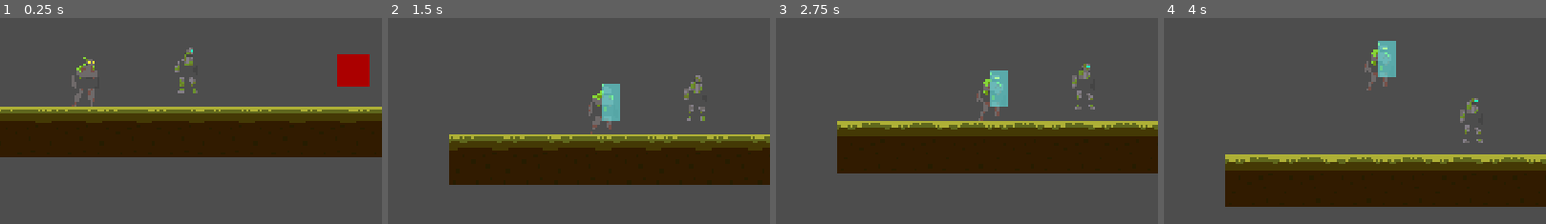
Above: before the commit, frames 1-4 (left to right).
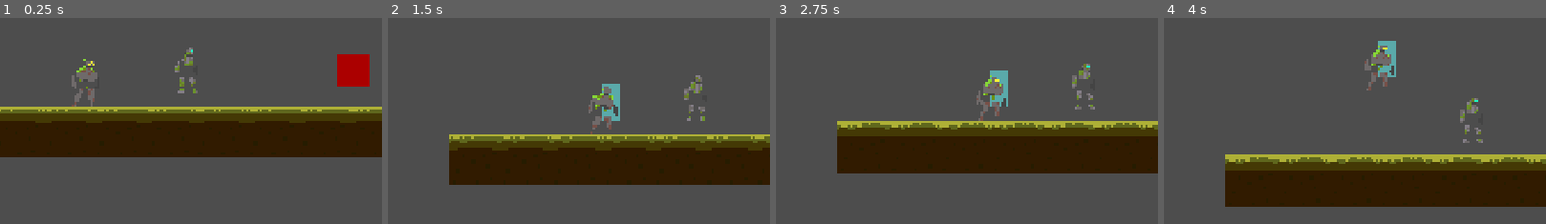
Above: after the commit, the same moments.

Repository: Luduturgist/Tech-2-Platformer
Game: Godot game, scene res://Level 1/Level 1.tscn
Same seed, same stepped clock (60 frames per second), same inputs: the game is played once before the commit and once after it. This scene is started directly instead of the project's main scene.
Inputs:
- Up to frame 1 (0.25 s): no input
- Up to frame 2 (1.5 s): tap Enter (ui_accept) at 0.5 s; hold D (Right) from 0.53 s (still down); tap Shift (Brace) at 0.6 s; tap Space (Jump) at 0.77 s; tap F (Cheer) at 0.8, 1.35 s
- Up to frame 3 (2.75 s): tap Space (Jump) at 1.52 s; tap Shift (Brace) at 1.55, 2.1 s; release D (Right) at 2.03 s; hold A (Left) from 2.03 s (still down); tap F (Cheer) at 2.3 s
- Up to frame 4 (4 s): release A (Left) at 2.78 s; hold D (Right) from 2.78 s (still down); tap F (Cheer) at 2.85, 3.8 s; tap Space (Jump) at 3.02, 3.77 s; tap Shift (Brace) at 3.05 s; tap E (Interact) at 3.6 s
The pictures show only the part of the screen within x 22-72%, y 50-100%; the shares and areas given below are measured in that part.

The runs differ from the first frame. In frame 1, 0.3% of the frame differs, in the area x 20-26%, y 18-35%; in frame 2, 0.5%; in frame 3, 0.5%; in frame 4, 0.5%, in the area x 52-61%, y 12-29%.

Commit message:
Character Tweaks

Diff:
--- a/Godot/Petrichor/Player/Player_Base.tscn
+++ b/Godot/Petrichor/Player/Player_Base.tscn
@@ -10,12 +10,12 @@
 
 [sub_resource type="Resource" id="Resource_sln64"]
 script = ExtResource("2_btxq5")
-event_path = NodePath("Character/Cheer")
+event_path = NodePath("Pivot/Cheer")
 metadata/_custom_type_script = "uid://dcx174ajy1vu8"
 
 [sub_resource type="Resource" id="Resource_ak3bm"]
 script = ExtResource("2_btxq5")
-event_path = NodePath("Character/Pain")
+event_path = NodePath("Pivot/Pain")
 metadata/_custom_type_script = "uid://dcx174ajy1vu8"
 
 [sub_resource type="Resource" id="Resource_gkydo"]
@@ -46,15 +46,15 @@
 pain_feedback = SubResource("Resource_ak3bm")
 move_ability = SubResource("Resource_gkydo")
 brace = SubResource("Resource_8voip")
-pivot = NodePath("Character")
+pivot = NodePath("Pivot")
 collider = NodePath("Collider")
 
 [node name="MultiplayerSynchronizer" type="MultiplayerSynchronizer" parent="." unique_id=1420099787]
 replication_config = SubResource("SceneReplicationConfig_yifjq")
 
-[node name="Character" type="Sprite2D" parent="." unique_id=905952174]
+[node name="Pivot" type="Node2D" parent="." unique_id=615041083]
 
-[node name="Cheer" type="PointLight2D" parent="Character" unique_id=1359862573]
+[node name="Cheer" type="PointLight2D" parent="Pivot" unique_id=1359862573]
 visible = false
 position = Vector2(0, -6)
 color = Color(0.12941177, 0.94509804, 0.75686276, 1)
@@ -62,36 +62,36 @@
 texture = ExtResource("6_fpjr1")
 script = ExtResource("7_boe6u")
 
-[node name="Pain" type="ColorRect" parent="Character" unique_id=1026537008]
+[node name="Pain" type="ColorRect" parent="Pivot" unique_id=1026537008]
 visible = false
 anchors_preset = 8
 anchor_left = 0.5
 anchor_top = 0.5
 anchor_right = 0.5
 anchor_bottom = 0.5
-offset_left = -23.0
-offset_top = -22.5
-offset_right = -9.0
-offset_bottom = -8.5
+offset_left = -22.5
+offset_top = -22.0
+offset_right = -8.5
+offset_bottom = -8.0
 grow_horizontal = 2
 grow_vertical = 2
 size_flags_horizontal = 4
 size_flags_vertical = 4
 color = Color(0.64937407, 0.23693731, 0.20709178, 1)
 
-[node name="Brace" type="Area2D" parent="Character" unique_id=1484055677]
+[node name="Brace" type="Area2D" parent="Pivot" unique_id=1484055677]
 visible = false
 monitoring = false
 monitorable = false
 script = ExtResource("8_tjj38")
 metadata/_edit_group_ = true
 
-[node name="CollisionShape2D" type="CollisionShape2D" parent="Character/Brace" unique_id=1081634292]
+[node name="CollisionShape2D" type="CollisionShape2D" parent="Pivot/Brace" unique_id=1081634292]
 position = Vector2(0, -1.5)
 shape = SubResource("RectangleShape2D_wfmxh")
 debug_color = Color(0, 0.5950001, 0.7, 0)
 
-[node name="Debug" type="ColorRect" parent="Character/Brace" unique_id=21867081]
+[node name="Debug" type="ColorRect" parent="Pivot/Brace" unique_id=21867081]
 anchors_preset = 8
 anchor_left = 0.5
 anchor_top = 0.5
@@ -105,7 +105,13 @@
 grow_vertical = 2
 color = Color(0.40313193, 1.1573894, 1.3459541, 0.52156866)
 
-[node name="Sprite2D" type="Sprite2D" parent="Character/Brace" unique_id=762785518]
+[node name="Sprite2D" type="Sprite2D" parent="Pivot/Brace" unique_id=762785518]
 visible = false
 
+[node name="AnimatedSprite2D" type="AnimatedSprite2D" parent="Pivot" unique_id=1245137744]
+visible = false
+autoplay = "default"
+
+[node name="Static Sprite" type="Sprite2D" parent="Pivot" unique_id=905952174]
+
 [node name="Collider" type="CollisionShape2D" parent="." unique_id=1016117325]
--- a/Godot/Petrichor/Player/Player_Soil.tscn
+++ b/Godot/Petrichor/Player/Player_Soil.tscn
@@ -1,21 +1,27 @@
 [gd_scene format=3 uid="uid://cng47udpw4m2a"]
 
 [ext_resource type="PackedScene" uid="uid://c5sn821thiii1" path="res://Player/Player_Base.tscn" id="1_m25y2"]
-[ext_resource type="Texture2D" uid="uid://cwa5o32jhrfpo" path="res://Player/Soil/Soil.png" id="2_n1ja2"]
+[ext_resource type="SpriteFrames" uid="uid://biefndx62v67a" path="res://Player/Soil/Animations/Idle/soil_idle.tres" id="2_oq2wa"]
 
 [sub_resource type="RectangleShape2D" id="RectangleShape2D_oq2wa"]
 size = Vector2(15, 31)
 
 [node name="Player_Soil" unique_id=1254970227 instance=ExtResource("1_m25y2")]
 
-[node name="Character" parent="." index="1" unique_id=905952174]
-texture = ExtResource("2_n1ja2")
-
-[node name="Cheer" parent="Character" index="0" unique_id=1359862573]
+[node name="Cheer" parent="Pivot" parent_id_path=PackedInt32Array(615041083) index="0" unique_id=1359862573]
 color = Color(1, 1, 0, 1)
 
-[node name="Brace" parent="Character" index="2" unique_id=1484055677]
+[node name="Brace" parent="Pivot" parent_id_path=PackedInt32Array(615041083) index="2" unique_id=1484055677]
 position = Vector2(6, -3)
+
+[node name="AnimatedSprite2D" parent="Pivot" parent_id_path=PackedInt32Array(615041083) index="3" unique_id=1245137744]
+visible = true
+sprite_frames = ExtResource("2_oq2wa")
+frame = 1
+frame_progress = 0.71503925
+
+[node name="Static Sprite" parent="Pivot" parent_id_path=PackedInt32Array(615041083) index="4" unique_id=905952174]
+visible = false
 
 [node name="Collider" parent="." index="2" unique_id=1016117325]
 position = Vector2(1.5, 0.5)
